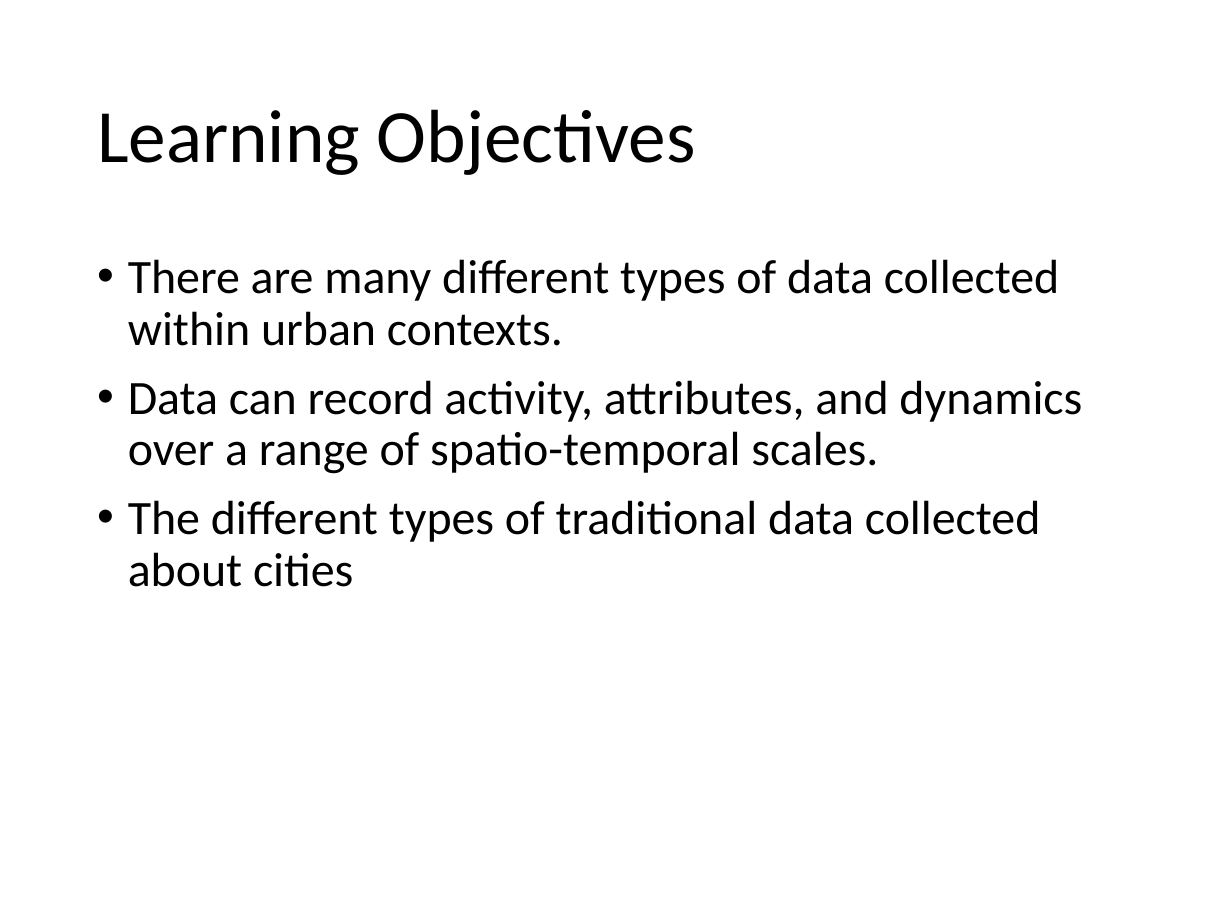
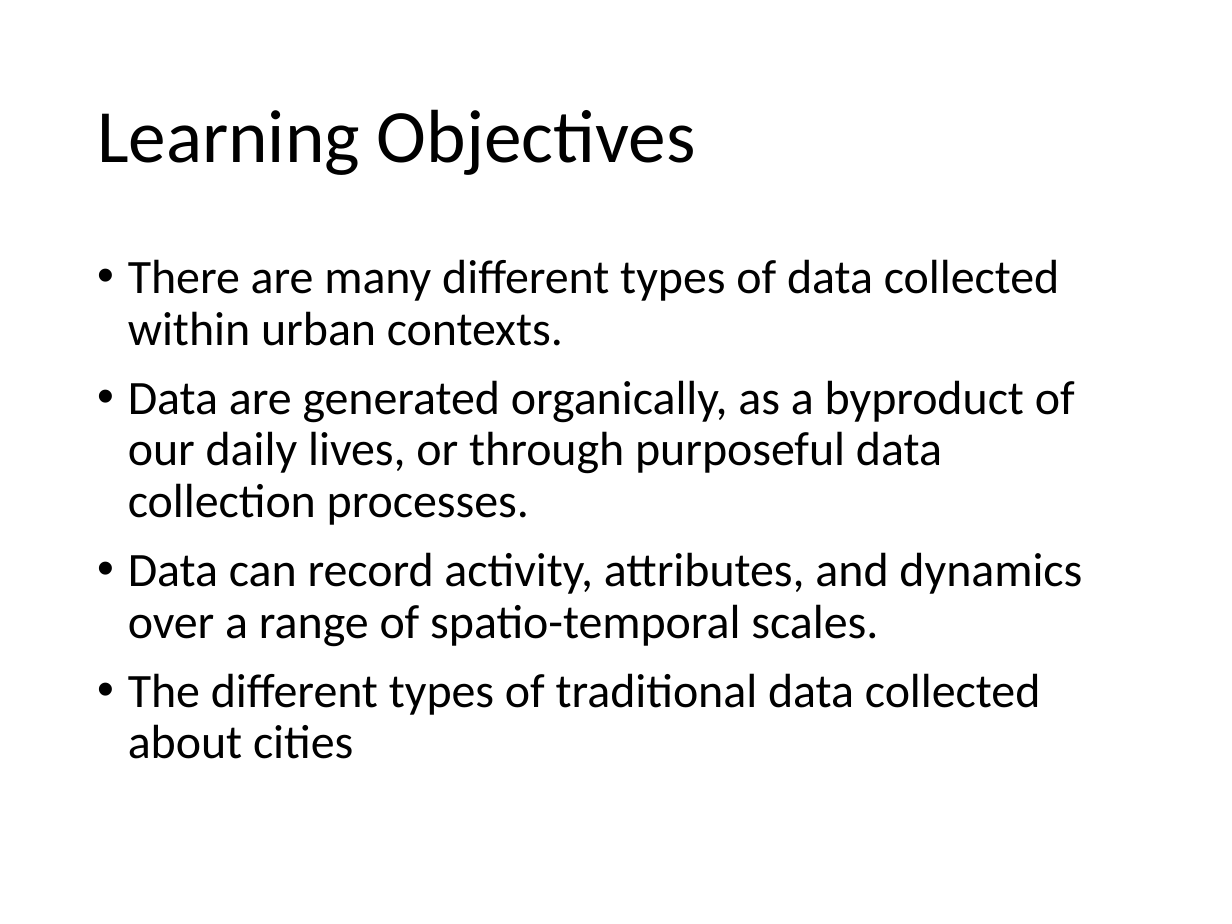
Before and after one commit to alexsingleton/urban_analytics, a slide deck: slide 2 of Slides/03_Lecture.pptx. Drawn at 1232x924 pixels with LibreOffice and Linux fonts; fonts in the diff are those of the drawing. Boxes give left, top, right and bottom in pixels: in the first picture for what was removed or moved away, otherwise in the second. Text is boxed around its words. In the diff, an @@ line names an element or a change of style, - is before the commit and + after.

Commit message:
Slide updates

```diff
--- a/Slides/03_Lecture.pptx
+++ b/Slides/03_Lecture.pptx
@@ text at [128, 380, 1075, 525]: paragraph added @@
+• Data are generated organically, as a byproduct of our daily lives, or through purposeful data collection processes.
```
Also in this commit, not shown: 2 other files.
